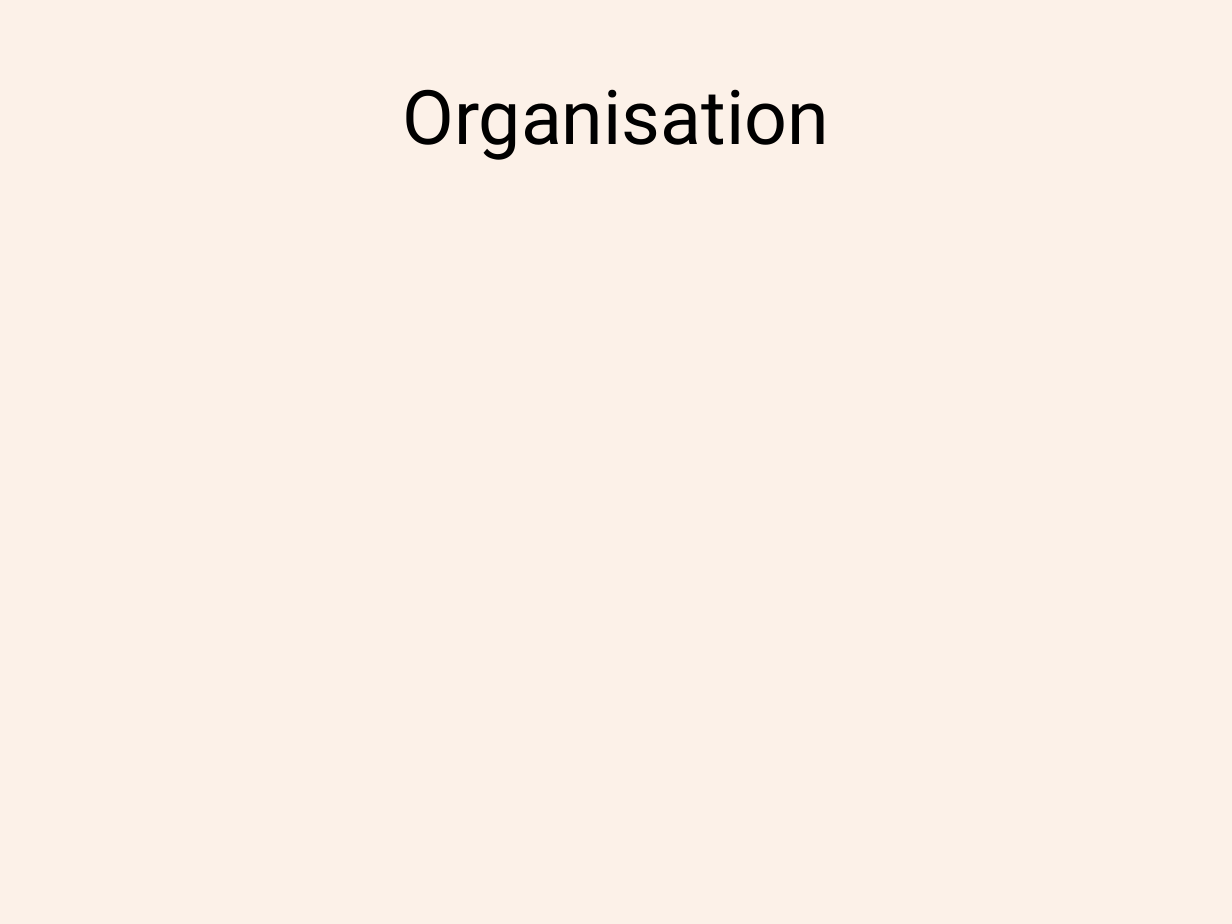
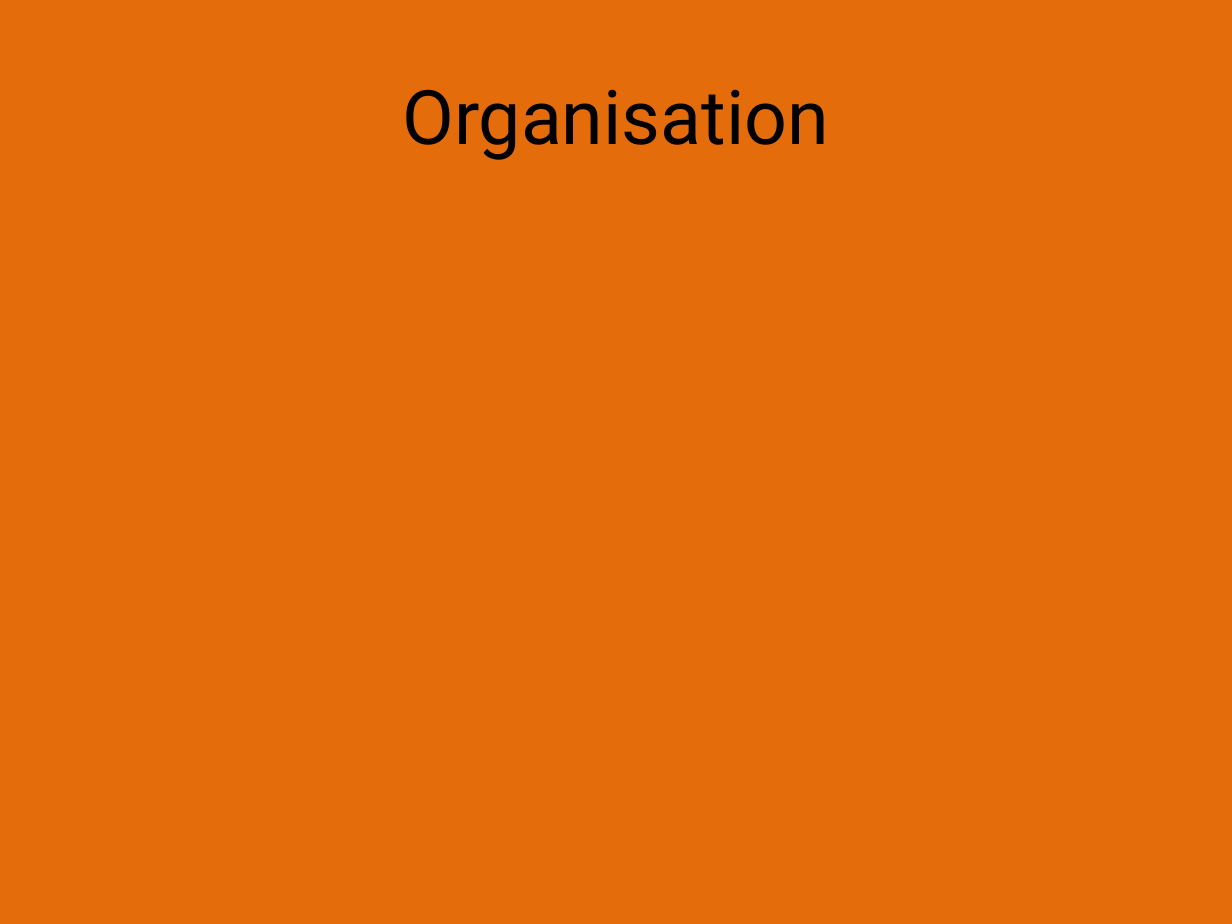
Before and after one commit to sylzys/cesi_komodo, a slide deck: slide 14 of AUTRES/DOC/Projet Plast’Prod.pptx (slide 12 before the commit). Drawn at 1232x924 pixels with LibreOffice and Linux fonts; fonts in the diff are those of the drawing. Boxes give left, top, right and bottom in pixels: in the first picture for what was removed or moved away, otherwise in the second. Text is boxed around its words. In the diff, an @@ line names an element or a change of style, - is before the commit and + after.

```diff
--- a/AUTRES/DOC/Projet Plast’Prod.pptx
+++ b/AUTRES/DOC/Projet Plast’Prod.pptx
@@ background #E46C0A at 9% opacity to #E46C0A @@
```
Also in this commit, not shown: 19 other slides changed, 4 slides added, 3 slides removed.
